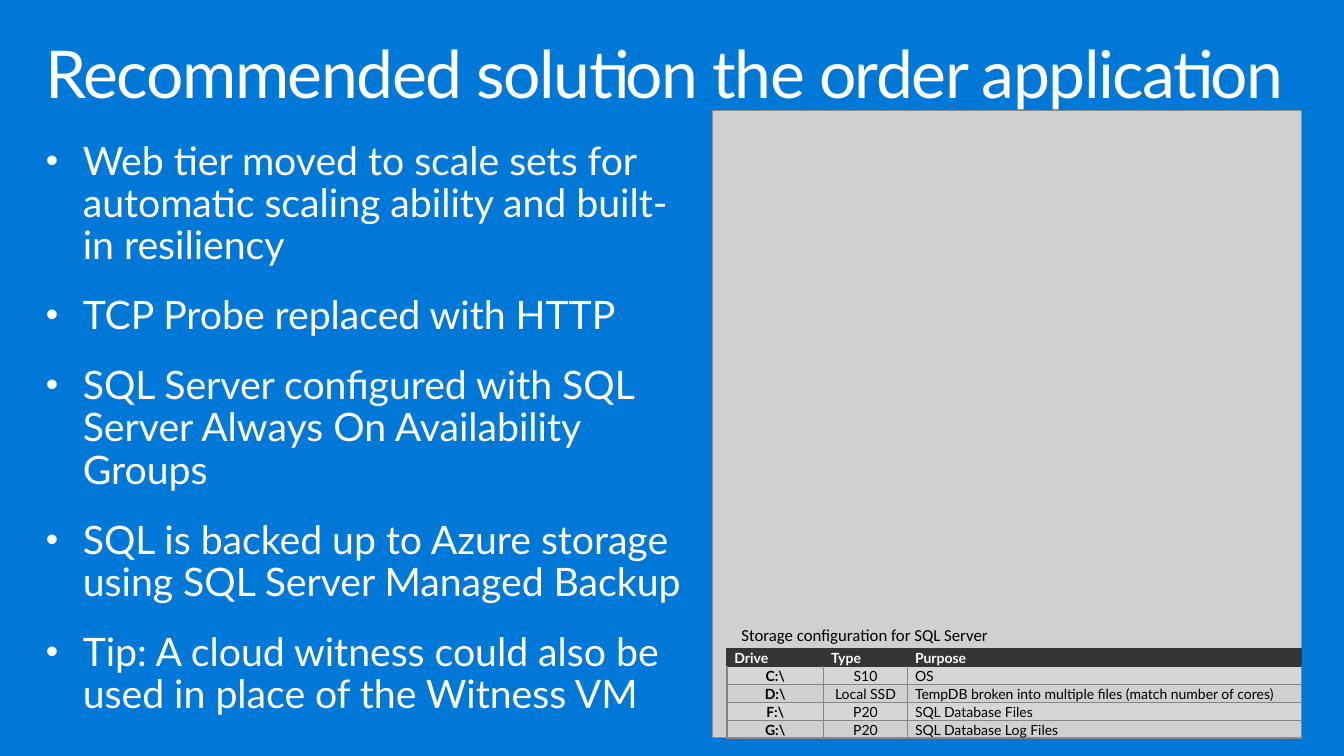
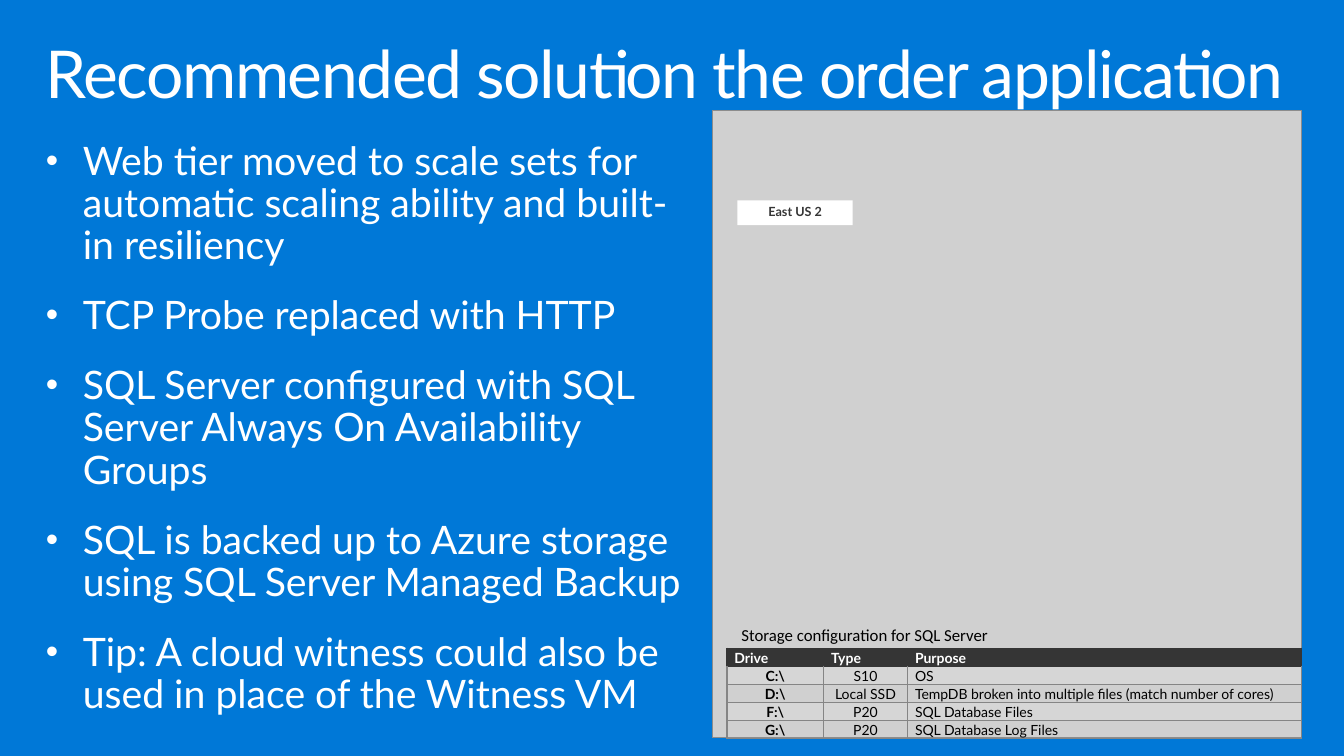
Before and after one commit to microsoft/MCW-Building-a-resilient-IaaS-architecture, a slide deck: slide 25 of Whiteboard design session/WDS trainer presentation - Building a resilient IaaS architecture.pptx. Drawn at 1344x756 pixels with LibreOffice and Linux fonts; fonts in the diff are those of the drawing; grey boxes stand for pictures. Boxes give left, top, right and bottom in pixels: in the first picture for what was removed or moved away, otherwise in the second. Text is boxed around its words. In the diff, an @@ line names an element or a change of style, - is before the commit and + after.

```diff
--- a/Whiteboard design session/WDS trainer presentation - Building a resilient IaaS architecture.pptx
+++ b/Whiteboard design session/WDS trainer presentation - Building a resilient IaaS architecture.pptx
@@ rectangle added at (738,201,853,226), fill #FFFFFF, 9 pt, text #353535, bold @@
+East US 2
```
Also in this commit, not shown: 9 other slides changed, 7 other files.
